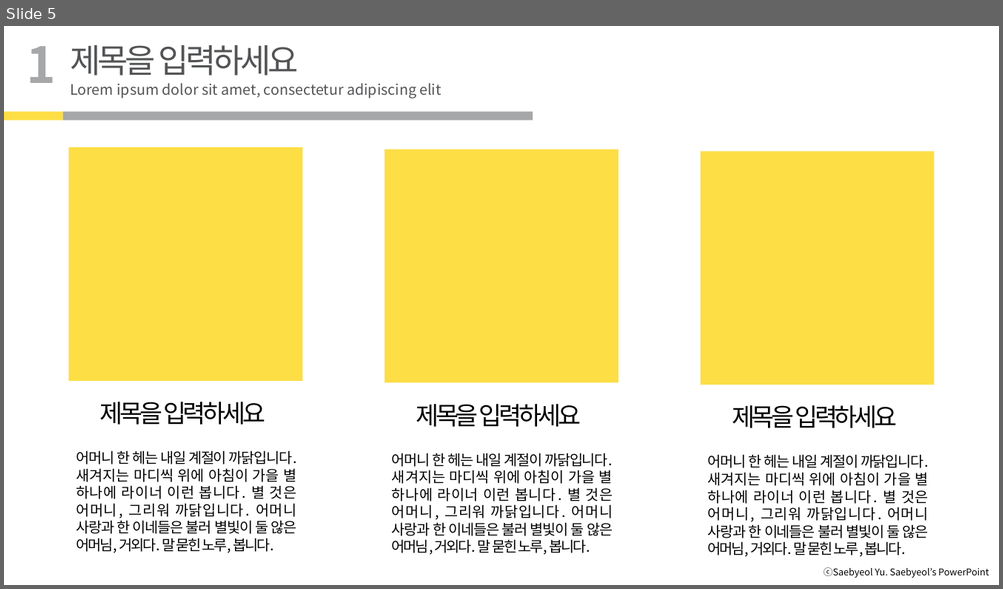
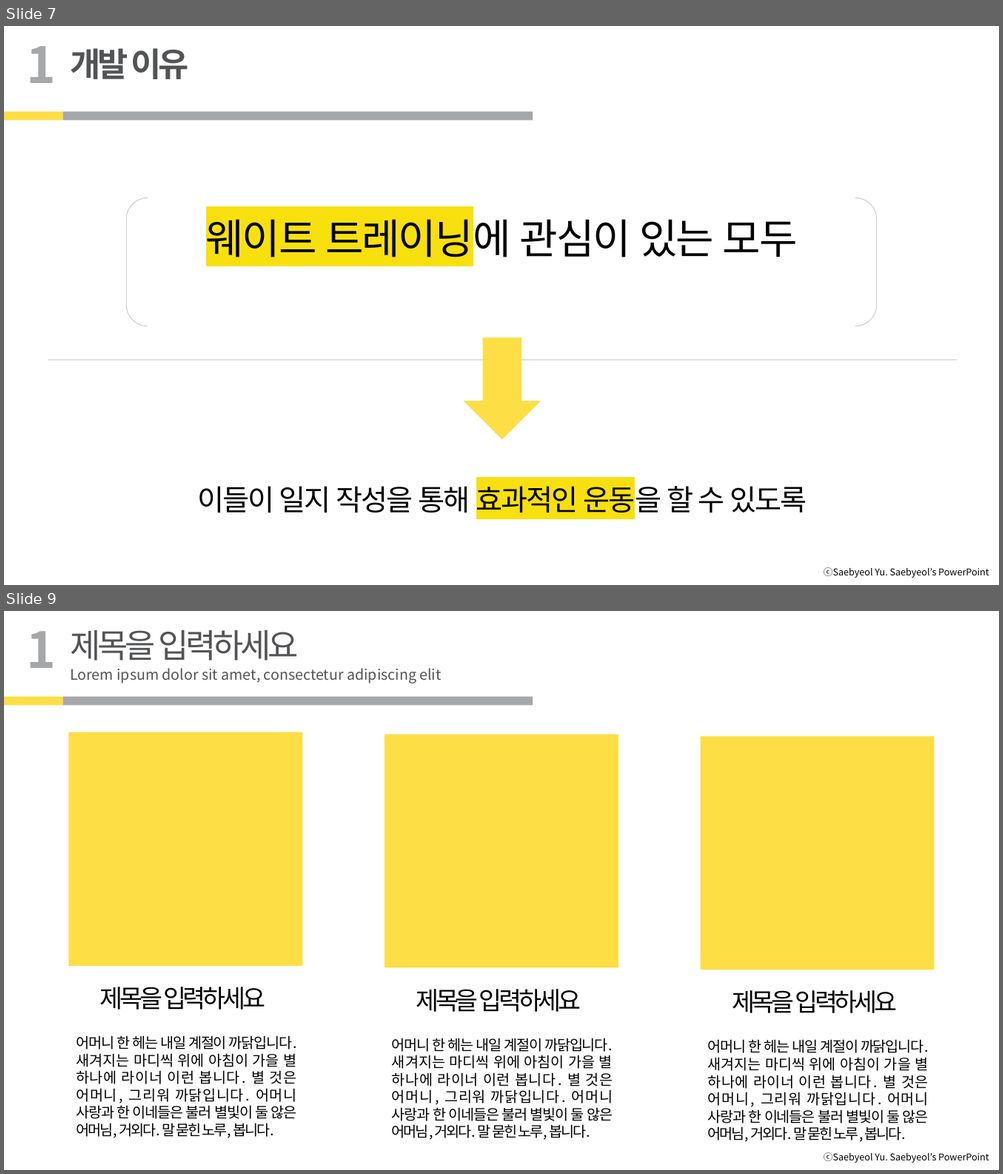
Before and after one commit to kkcchh9999/Work-out_Record_App, a slide deck: Document/A-Team 발표자료.pptx. Shown one above the other, each under a label of ours: slide 5 before the commit, slides 7 and 9 after it; the slides between them are not shown. The pictures are 1003x589 and 1003x1174 pixels, drawn with LibreOffice and Linux fonts; fonts in the diff are those of the drawing. Boxes give left, top, right and bottom in pixels: in the first picture for what was removed or moved away, otherwise in the second. Text is boxed around its words. In the diff, an @@ line names an element or a change of style, - is before the commit and + after.

```diff
--- a/Document/A-Team 발표자료.pptx
+++ b/Document/A-Team 발표자료.pptx
@@ slide 7 added at (4,26,999,585), background #FFFFFF; not listed: 1 template element that a slide beside it also shows @@
@@ text added at (26,46,56,83), 48 pt, text #A6A7A9, bold @@
+1
@@ text added at (70,48,189,79), 32 pt, text #525355, bold @@
+개발 이유
@@ rectangle added at (4,112,63,121), fill #FDDE45 @@
@@ rectangle added at (63,112,533,121), fill #A6A7A9 @@
@@ bracket pair added at (126,198,877,326), outline #BFBFBF 0.5 pt @@
@@ text added at (206,212,797,265), 40 pt, text #000000 @@
+웨이트 트레이닝에 관심이 있는 모두
@@ down arrow added at (464,338,541,440), fill #FDDE45 @@
@@ line added from (47, 360) to (957, 360), #CACACB 0.5 pt @@
@@ text added at (197,481,807,519), 28 pt, text #000000 @@
+이들이 일지 작성을 통해 효과적인 운동을 할 수 있도록
@@ what was slide 5 is now slide 9 @@
```
Also in this commit, not shown: 5 slides changed, 3 other slides added, 1 slide removed.
